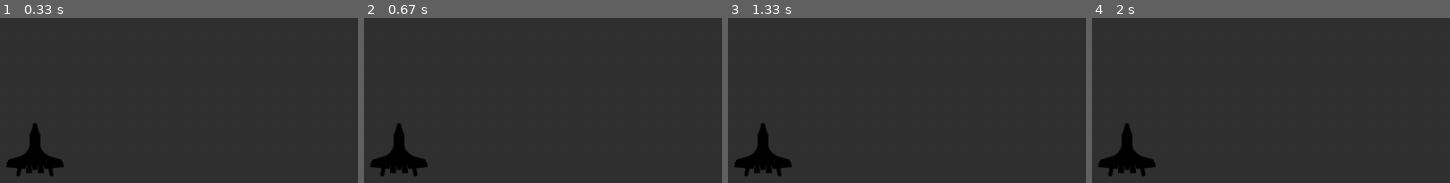
Above: before the commit, frames 1-4 (left to right).
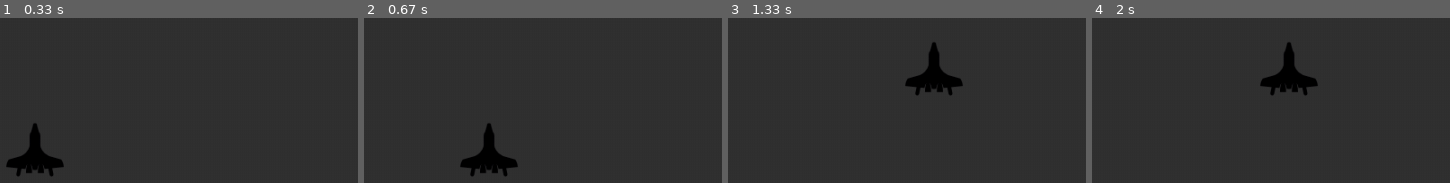
Above: after the commit, the same moments.

Repository: eric101789/PyGame_2022
Game: pygame game, started from main/main.py
The game is run twice, just before and just after one commit, with the same random seed, the same clock (stepped at 60 frames per second) and the same inputs.
Inputs:
- Up to frame 1 (0.33 s): no input
- Up to frame 2 (0.67 s): hold D from 0.33 s (still down)
- Up to frame 3 (1.33 s): release D at 0.8 s; hold W 0.83-1.13 s; hold D from 1.17 s (still down)
- Up to frame 4 (2 s): release D at 1.63 s; hold A from 1.67 s (still down)

Frame 1 is identical in both runs. In frame 2, 3.7% of the frame differs, in the area x 1-44%, y 63-96%; in frame 3, 3.7%; in frame 4, 3.7%.

Commit message:
2022/05/10 player玩家動作定義

Diff:
--- a/main/main.py
+++ b/main/main.py
@@ -39,6 +39,21 @@
     for event in pygame.event.get():
         if event.type == pygame.QUIT:
             running = False
+        if event.type == pygame.KEYDOWN:
+            if event.key == pygame.K_a:  # 'a', 'A', 左移
+                player.to_the_left()
+            if event.key == pygame.K_d:
+                player.to_the_right()
+            if event.key == pygame.K_s:
+                player.to_the_bottom()
+            if event.key == pygame.K_w:
+                player.to_the_top()
+
+        if event.type == pygame.KEYUP:
+            if event.key == pygame.K_a or event.key == pygame.K_d:
+                player.stop_x()
+            if event.key == pygame.K_s or event.key == pygame.K_w:
+                player.stop_y()
 
     screen.blit(background, (0, 0))  # 更新背景圖片
     player.update()  # 更新player狀態
